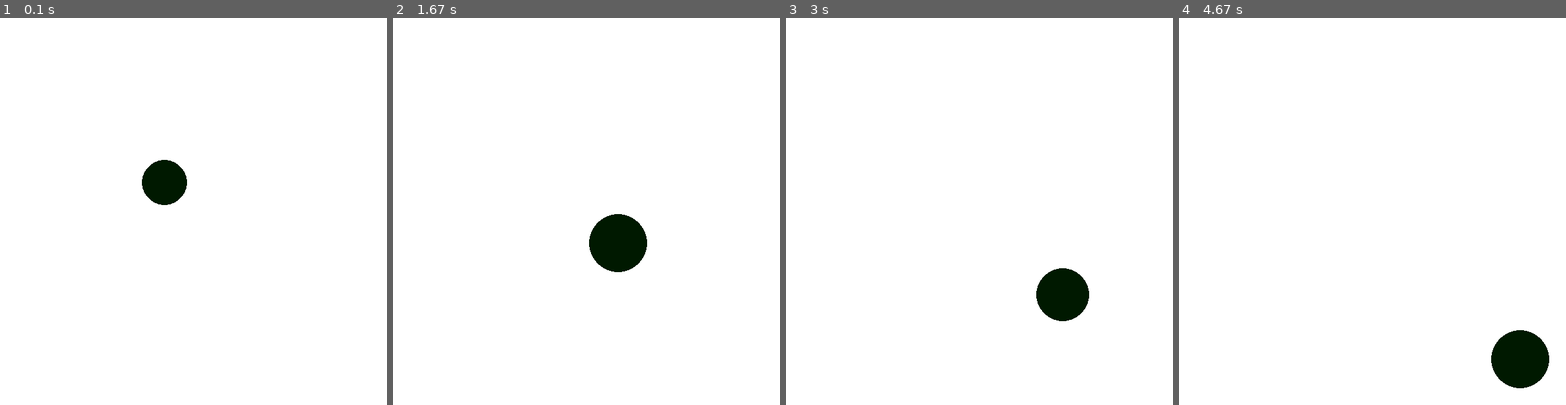
Above: before the commit, frames 1-4 (left to right).
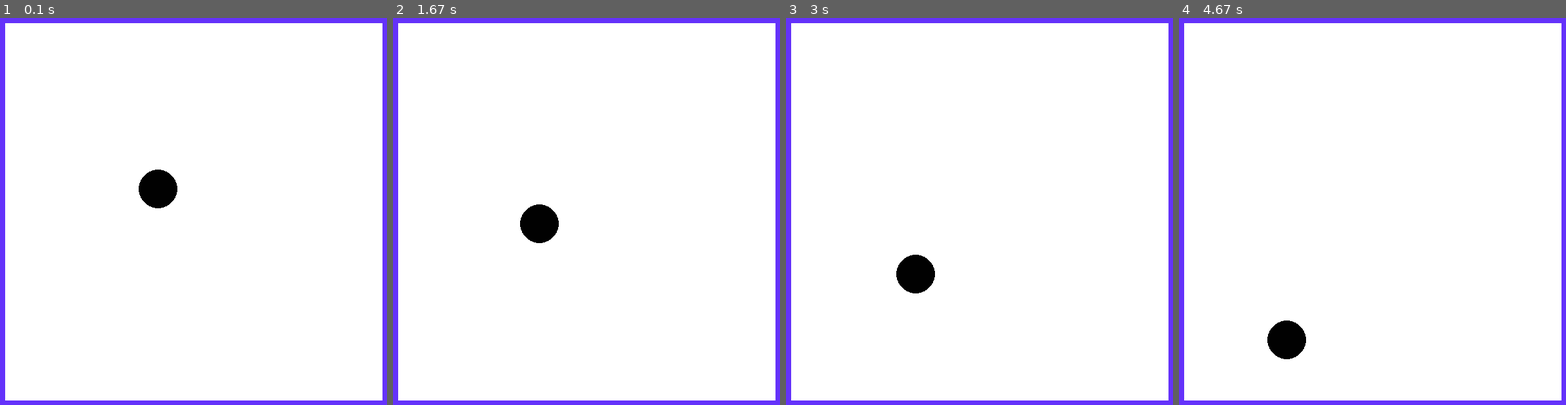
Above: after the commit, the same moments.

Repository: Englend125/pygame
Game: pygame game, started from brick.py
Two runs of this game, one before a commit and one after it. Both use one fixed random seed, a clock stepped at 60 frames per second and the inputs below.
Inputs (mouse positions are in pixels of both pictures, inside the frame that each line leads up to):
- Up to frame 1 (0.1 s): no input
- Up to frame 2 (1.67 s): click (586, 211) at 0.38 s
- Up to frame 3 (3 s): right-click (886, 134) at 1.72 s; click (840, 199) at 2.05 s; right-click (1056, 180) at 2.88 s
- Up to frame 4 (4.67 s): click (1473, 176) at 3.22 s; right-click (1260, 137) at 4.05 s; click (1256, 79) at 4.38 s

The runs differ from the first frame. In frame 1, 5.5% of the frame differs, in the area x 0-100%, y 0-100%; in frame 2, 7.5%; in frame 3, 7.2%; in frame 4, 7.5%.

Commit message:
Borders, sound, reflection, mouse stop

Diff:
--- a/brick.py
+++ b/brick.py
@@ -2,26 +2,29 @@
 
 # Import and initialize the pygame library
 import pygame
+from random import randint
 pygame.init()
 
 # Set up the drawing window
 WIDTH = 600
 HEIGHT = 600
 screen = pygame.display.set_mode([WIDTH, HEIGHT ])
-
-FPS=60
+s = pygame.mixer.Sound('boom.mp3')
+FPS = 60
+A = True
 clock = pygame.time.Clock()
-calor = True
-forward = True
-
+Dx = - 1
+Dy = 3
+run = True
+r = 1
+g = 1
+b = 1
 x = 250
 y = 250
 rad = 30
-radcontrol = True
 
 # Run until the user asks to quit
-running = True
-while running:
+while run :
     clock.tick(FPS)
 
     # Did the user click the window close button?
@@ -32,46 +35,64 @@
     # Fill the background with white
     screen.fill((255, 255, 255))
 
-    #rad moviment
+    # motion
+    if A == True:
+       x = x + Dx
+       y = y + Dy
+    else:
+       x = x
+       y = y
 
-    if radcontrol == True:
-        rad = rad + 1
-    else:
-        rad = rad - 1
+    if event.type == pygame.MOUSEBUTTONDOWN:
+        if event.button == 1:
+            A = False
 
-    if rad > 50:
-        radcontrol = False
+    if event.type == pygame.MOUSEBUTTONDOWN:
+        if event.button == 3:
+            A = True
 
-    if rad < 10:
-        radcontrol = True
+    if x >= WIDTH - rad - 10:
+        s.play()
+        Dx = - 1
+        print('boom')
+        r = randint(0,255)
+        g = randint(0,255)
+        b = randint(0,255)
 
-    # motion
-    if forward == True:
-        x = x + 1
-        y = y + 1
-    else:
-        x = x - 1
-        y = y - 1
+    if x <= rad + 10:
+        s.play()
+        Dx = 1
+        print('boom')
+        r = randint(0,255)
+        g = randint(0,255)
+        b = randint(0,255)
 
-    if x >= WIDTH - rad:
-        forward = False
+    if y >= HEIGHT - rad - 10:
+        s.play()
+        Dy = - 3
+        print('boom')
+        r = randint(0,255)
+        g = randint(0,255)
+        b = randint(0,255)
 
-    if x <= rad:
-        forward = True
-
-    if y >= HEIGHT - rad:
-        forward = False
-
-    if y <= rad:
-        forward = True
-
-    # if keystate [pygame.K_SPACE]:
-    #     rad = rad + 1
-    # else:
-    #     rad =rad - 1
+    if y <= rad + 10:
+        s.play()
+        Dy =  3
+        print('boom')
+        r = randint(0,255)
+        g = randint(0,255)
+        b = randint(0,255)
 
 
-    pygame.draw.circle(screen, (0, 25, 0), (x, y), rad)
+    pygame.draw.circle(screen, (r, g, b), (x, y), rad)
+
+    pygame.draw.line( screen, (100, 50, 250), [0, 0], [0, WIDTH], 15)
+
+    pygame.draw.line( screen, (100, 50, 250), [0, WIDTH], [WIDTH, HEIGHT], 15)
+
+    pygame.draw.line( screen, (100, 50, 250), [WIDTH, HEIGHT], [HEIGHT, 0 ], 15)
+
+    pygame.draw.line( screen, (100, 50, 250), [HEIGHT, 0], [0, 0 ], 15)
 
     # Flip the display
     pygame.display.flip()
